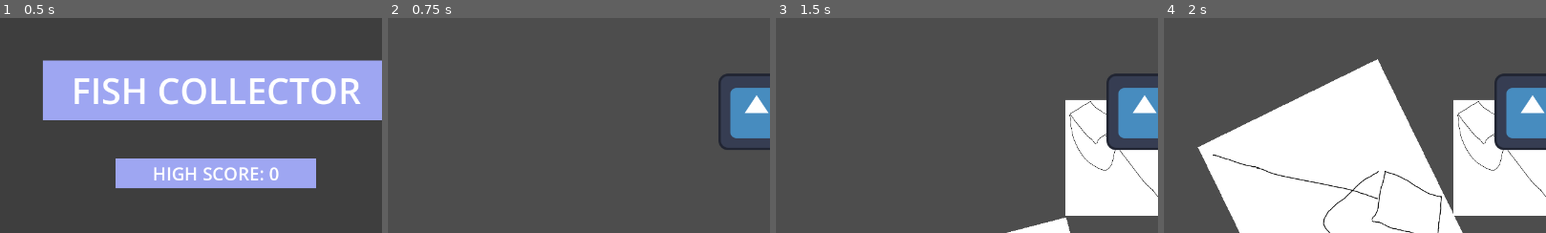
Above: before the commit, frames 1-4 (left to right).
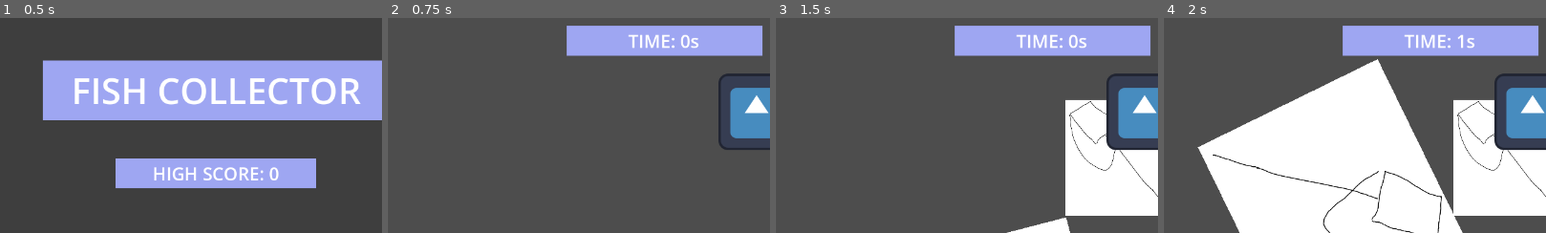
Above: after the commit, the same moments.

Repository: lolyay270/Mobile-Dev-Small
Game: Godot game, scene res://scenes/mainMenu.tscn
The game is run twice, just before and just after one commit, with the same random seed, the same clock (stepped at 60 frames per second) and the same inputs. The engine's default icon, where the game draws it, is replaced by a stand-in: a white triangle on a blue panel in a dark square.
Inputs (mouse positions are % of the whole screen's width and height, from its top left):
- Up to frame 1 (0.5 s): no input
- Up to frame 2 (0.75 s): click "PLAY" at 0.5 s
- Up to frame 3 (1.5 s): move the mouse to (72, 45) at 1.27 s; press the mouse at (72, 45) at 1.28 s
- Up to frame 4 (2 s): no input
The pictures show only the part of the screen within x 22-72%, y 3-53%; the shares and areas given below are measured in that part.

Frame 1 is identical in both runs. In frame 2, 7.3% of the frame differs, in the area x 46-98%, y 3-18%; in frame 3, 7.3%; in frame 4, 7.3%.

Commit message:
feat(time): display in game scene

Diff:
--- a/scenes/game.tscn
+++ b/scenes/game.tscn
@@ -8,6 +8,7 @@
 [ext_resource type="Theme" uid="uid://cv4hxqc66pyku" path="res://themes/option buttons/option buttons.tres" id="3_kvuet"]
 [ext_resource type="Script" uid="uid://dc7f2jx5ckbb4" path="res://scripts/UI elements/healthDisplay.gd" id="3_u5sy4"]
 [ext_resource type="LabelSettings" uid="uid://bvobu3r28jhvx" path="res://themes/sub heading label.tres" id="4_dinhu"]
+[ext_resource type="Script" uid="uid://wv408fvy0g0r" path="res://scripts/UI elements/runTime.gd" id="4_ir15t"]
 [ext_resource type="Script" uid="uid://d0wt1o6dh8yp4" path="res://scripts/playerTouch.gd" id="4_iywne"]
 [ext_resource type="Script" uid="uid://bqgwu72tyshgr" path="res://scripts/UI elements/scoreDisplay.gd" id="4_kvpfn"]
 [ext_resource type="Texture2D" uid="uid://bxk4agd7lba87" path="res://assets/nET.png" id="4_lbhrr"]
@@ -28,6 +29,34 @@
 
 [node name="Spawner" type="Node" parent="."]
 script = ExtResource("2_31v75")
+
+[node name="Time" type="Label" parent="."]
+z_index = 2
+layout_mode = 1
+anchors_preset = 1
+anchor_left = 1.0
+anchor_right = 1.0
+offset_left = -589.795
+offset_right = -316.795
+offset_bottom = 42.0
+grow_horizontal = 0
+text = "TIME: 24H 60M 60S"
+label_settings = ExtResource("4_dinhu")
+horizontal_alignment = 1
+vertical_alignment = 1
+script = ExtResource("4_ir15t")
+
+[node name="bg" type="ColorRect" parent="Time"]
+z_index = -1
+layout_mode = 1
+anchors_preset = 15
+anchor_right = 1.0
+anchor_bottom = 1.0
+grow_horizontal = 2
+grow_vertical = 2
+scale = Vector2(1.2, 1.2)
+pivot_offset = Vector2(136.5, 21)
+color = Color(0.6175, 0.65075, 0.95, 1)
 
 [node name="Score" type="Label" parent="."]
 layout_mode = 1
--- a/scripts/UI elements/gameOver.gd
+++ b/scripts/UI elements/gameOver.gd
@@ -1,5 +1,6 @@
 """
-This script manages high score checking, and displaying both scores in the gameOver scene
+This script manages player game stat checking and displaying when a run is over
+And hiding UI elements that are no longer needed
 """
 
 extends Node
@@ -11,16 +12,19 @@
 @onready var timeDisplay: Label = $time
 
 @onready var scoreManager = $"/root/Game/Score/Value"
+@onready var runningTime = $"/root/Game/Time"
 
 
 
 func _ready() -> void:
+	# hide UI elements from game scene
+	scoreManager.get_parent().hide()
+	runningTime.hide()
+
+	# update UI in gameOver to be correct
 	if scoreManager.score > GameManager.highScore:
 		manageHighScore()
-
-	scoreManager.get_parent().hide() #hide the scoreDisplay
 	finalScoreDisplay.text = "SCORE: " + str(scoreManager.score)
-
 	timeDisplay.text = GameManager.humanReadableRunTime()
 
 
--- /dev/null
+++ b/scripts/UI elements/runTime.gd
@@ -0,0 +1,24 @@
+"""
+This script manages the display of the run time in game
+Both postion and value
+"""
+
+extends Label
+
+@onready var gameStart: Node = $"/root/Game"
+@onready var scoreDisplay: Label = $"/root/Game/Score"
+@onready var timeBG: ColorRect = $bg
+
+func _ready() -> void:
+	await get_tree().process_frame #wait for gameStart to calc values
+
+	var selfSize = (timeBG.size.x * timeBG.scale.x)
+	var scoreSize = (scoreDisplay.scoreBG.size.x * scoreDisplay.scoreBG.scale.x)
+	var xPos = gameStart.viewportSize.x - selfSize - scoreSize - gameStart.edgeScreenPaddingPx - gameStart.betweenUIPaddingPx
+
+	var yPos = gameStart.edgeScreenPaddingPx
+	self.global_position = Vector2(xPos, yPos)
+
+func _process(delta: float) -> void:
+	if (GameManager.isPlaying):
+		self.text = GameManager.humanReadableRunTime()
Not shown: 1 places in scenes/game.tscn that only renumber resources
Not shown, added: scripts/UI elements/runTime.gd.uid
